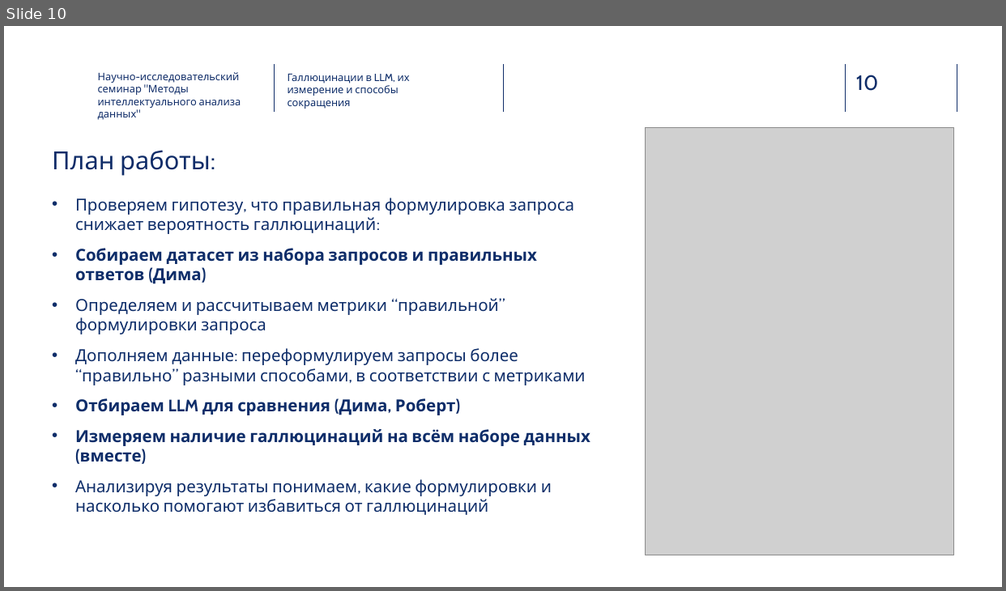
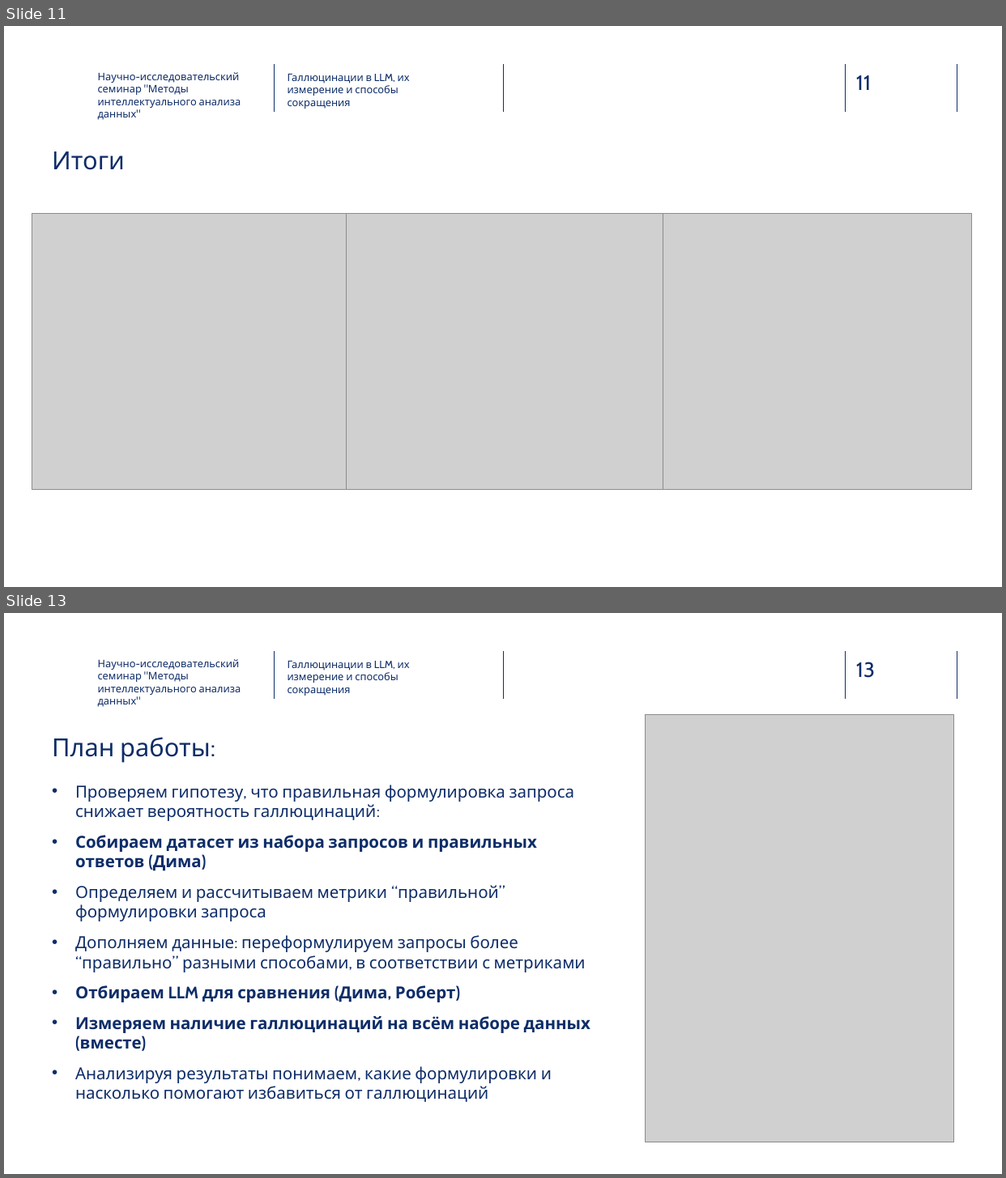
Before and after one commit to RukhovichIV/HSE-NIS-IDA-Methods, a slide deck: presentation/main.pptx. Shown one above the other, each under a label of ours: slide 10 before the commit, slides 11 and 13 after it; the slides between them are not shown. The pictures are 1006x591 and 1006x1178 pixels, drawn with LibreOffice and Linux fonts; fonts in the diff are those of the drawing; grey boxes stand for pictures; background and template pictures are left out. Boxes give left, top, right and bottom in pixels: in the first picture for what was removed or moved away, otherwise in the second. Text is boxed around its words. In the diff, an @@ line names an element or a change of style, - is before the commit and + after.

```diff
--- a/presentation/main.pptx
+++ b/presentation/main.pptx
@@ slide 11 added at [4,26,1002,587], background picture (left out); not listed: 5 template elements that a slide beside it also shows @@
@@ text added at [98,72,241,120], 10 pt, text #0F2C68 @@
+Научно-исследовательский семинар "Методы интеллектуального анализа данных"
@@ text added at [288,73,410,109], 10 pt, text #0E2D69 @@
+Галлюцинации в LLM, их измерение и способы сокращения
@@ title added at [52,152,125,170], 24 pt, text #0F2C68 @@
+Итоги
@@ picture added at [32,213,346,489] @@
@@ picture added at [346,213,663,489] @@
@@ picture added at [661,213,973,489] @@
@@ what was slide 10 is now slide 13 @@
@@ page number at [856,662,875,678]: text changed @@
-10
+13
```
Also in this commit, not shown: 5 slides changed, 1 other slide added, 1 other file.
